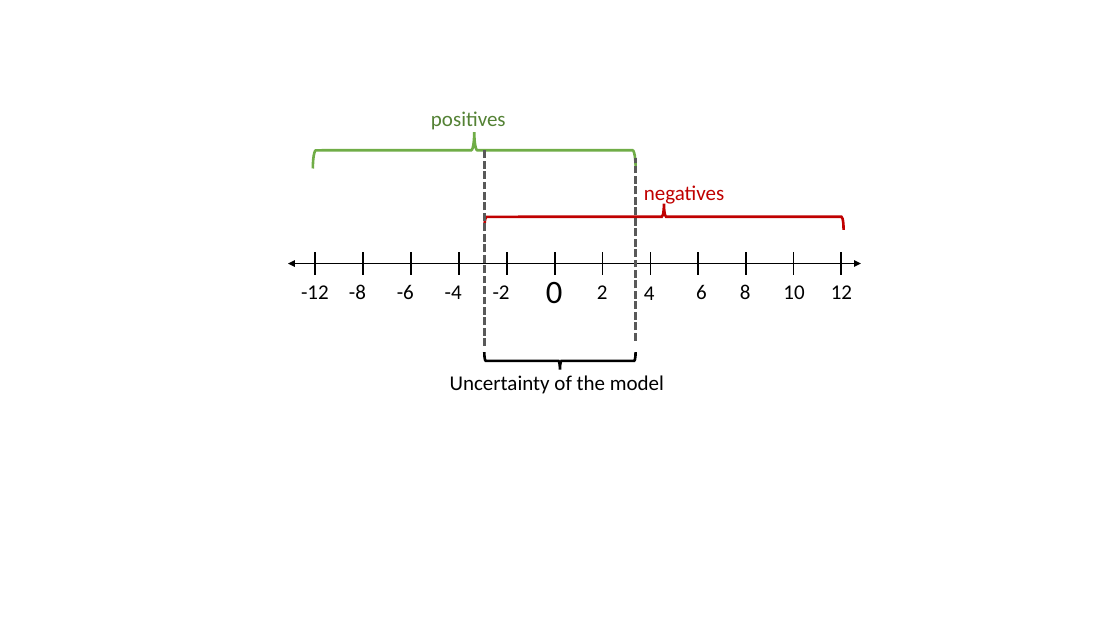
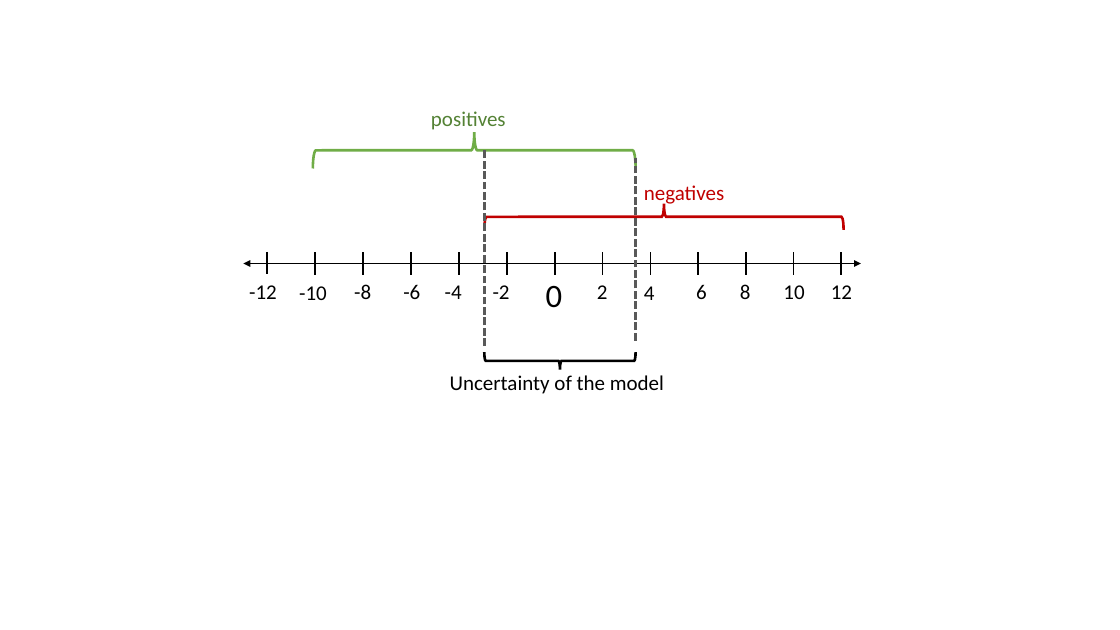
Before and after one commit to ChristophSc/master-thesis, a slide deck: slide 2 of writing/master-thesis/figures/Figures.pptx. Drawn at 1120x630 pixels with LibreOffice and Linux fonts; fonts in the diff are those of the drawing. Boxes give left, top, right and bottom in pixels: in the first picture for what was removed or moved away, otherwise in the second. Text is boxed around its words. In the diff, an @@ line names an element or a change of style, - is before the commit and + after.

```diff
--- a/writing/master-thesis/figures/Figures.pptx
+++ b/writing/master-thesis/figures/Figures.pptx
@@ double arrow moved from (288, 264) - (861, 264) to (244, 264) - (861, 264) @@
@@ line added from (267, 252) to (267, 274), #000000 1.5 pt @@
@@ text "-12": place and size @@
-text "-12" at <box>301,285,329,299</box>
+text "-12" at <box>249,285,277,299</box>
@@ text added at <box>299,286,327,300</box>, 18 pt, text #000000 @@
+-10
@@ text "-8": place and size @@
-text "-8" at <box>349,284,366,299</box>
+text "-8" at <box>354,284,371,299</box>
@@ text "-6": place and size @@
-text "-6" at <box>397,284,414,299</box>
+text "-6" at <box>403,284,420,299</box>
@@ text "0": place and size @@
-text "0" at <box>546,282,563,304</box>
+text "0" at <box>546,285,563,308</box>
```
Also in this commit, not shown: 2 other slides changed, 2 other files.
